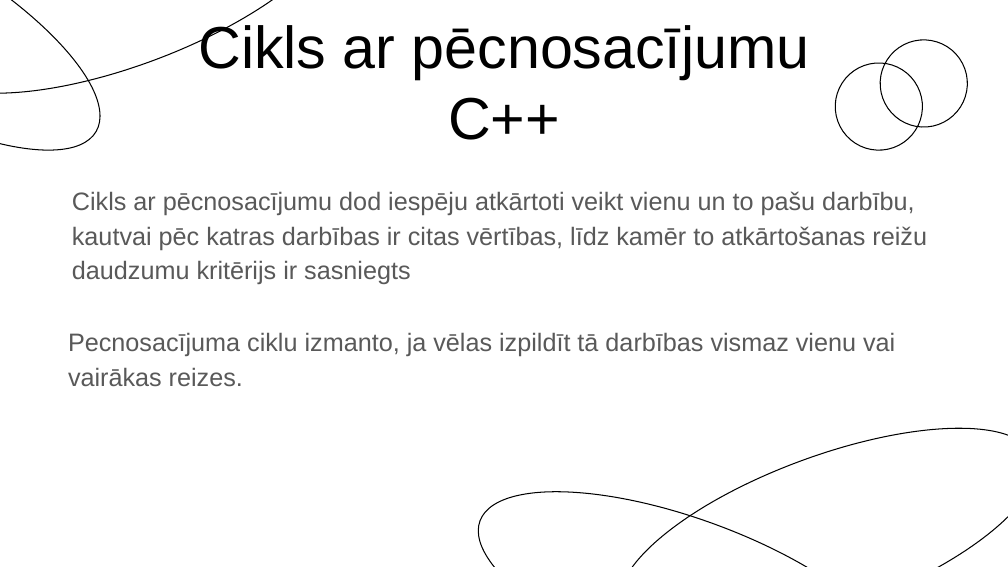
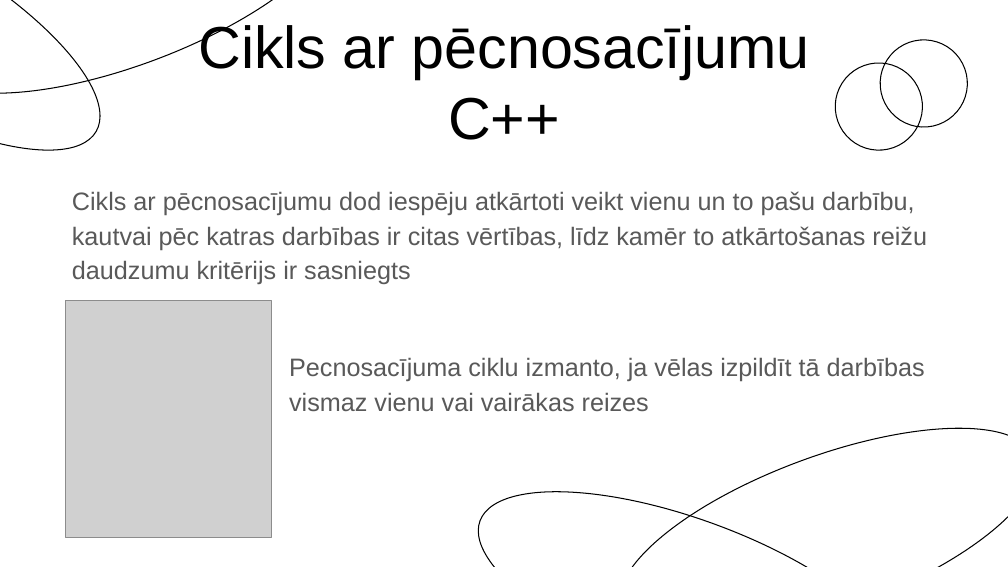
Before and after one commit to Siksna/2PT1_Eksamens, a slide deck: slide 2 of Pecnosacījumu_MācībuMaterials.pptx. Drawn at 1008x567 pixels with LibreOffice and Linux fonts; fonts in the diff are those of the drawing; grey boxes stand for pictures. Boxes give left, top, right and bottom in pixels: in the first picture for what was removed or moved away, otherwise in the second. Text is boxed around its words. In the diff, an @@ line names an element or a change of style, - is before the commit and + after.

```diff
--- a/Pecnosacījumu_MācībuMaterials.pptx
+++ b/Pecnosacījumu_MācībuMaterials.pptx
@@ picture added at box(66, 301, 271, 537) @@
@@ subtitle at box(289, 357, 925, 411): text changed @@
-Pecnosacījuma ciklu izmanto, ja vēlas izpildīt tā darbības vismaz vienu vai vairākas reizes.
+Pecnosacījuma ciklu izmanto, ja vēlas izpildīt tā darbības vismaz vienu vai vairākas reizes
```
Also in this commit, not shown: 2 other slides changed, 7 slides added, 4 slides removed.
